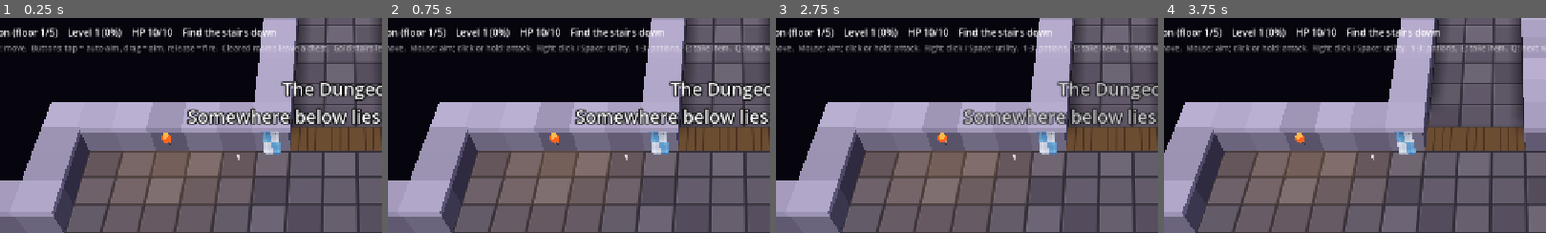
Above: before the commit, frames 1-4 (left to right).
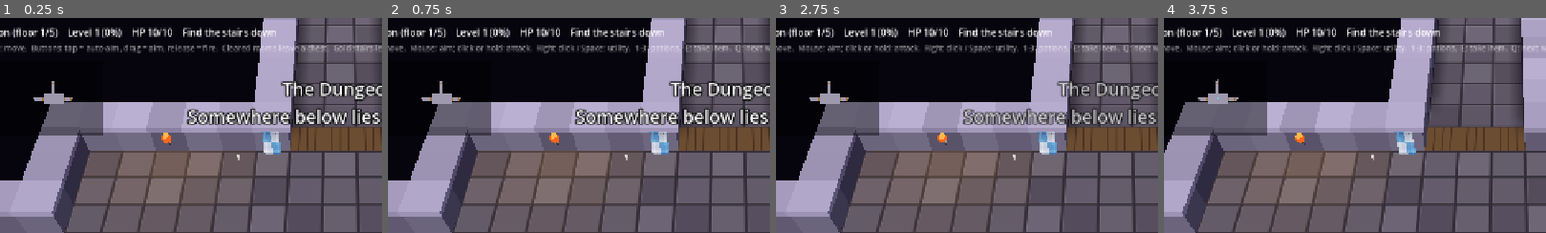
Above: after the commit, the same moments.

Repository: Zenb0t/toto
Game: Godot game, scene res://scenes/main.tscn
Two runs of this game, one before a commit and one after it. Both use one fixed random seed, a clock stepped at 60 frames per second and the inputs below.
Inputs (mouse positions are % of the whole screen's width and height, from its top left):
- Up to frame 1 (0.25 s): no input
- Up to frame 2 (0.75 s): click "Weapon: MISSILE" at 0.5 s
- Up to frame 3 (2.75 s): click "Weapon: SWORD" at 1.25 s; click "Weapon: FIREBALL" at 2 s
- Up to frame 4 (3.75 s): click "Weapon: CROSSBOW" at 2.75 s; tap Enter at 3.5 s; move the mouse to (72, 45) at 3.52 s; press the mouse at (72, 45) at 3.53 s; hold D (move_right) from 3.53 s (still down)
The pictures show only the part of the screen within x 6-56%, y 0-50%; the shares and areas given below are measured in that part.

The runs differ from the first frame. In frame 1, 2.7% of the frame differs, in the area x 8-27%, y 29-55%; in frame 2, 2.7%; in frame 3, 2.7%; in frame 4, 4.0%, in the area x 2-27%, y 28-55%.

Commit message:
Add a minimap of explored cells, stairs and the player
Co-Authored-By: Claude Sonnet 5.5 <noreply@anthropic.com>
Claude-Session: https://claude.ai/code/session_01NBTQhKDyHsFYvgbDwCJ3N2

Diff:
--- a/scripts/main.gd
+++ b/scripts/main.gd
@@ -31,6 +31,7 @@
 var _lava := LavaBurn.new()
 var _exploration := Exploration.new()
 var _fog: FogView
+var _minimap := MinimapView.new()
 var _sight_update_left := 0.0
 ## Where the player last looked from; sight is only worked out again when this or a door changes.
 var _sight_origin := DungeonMap.NO_CELL
@@ -88,6 +89,7 @@
 	_spawn_enemies()
 	_spawn_floor_loot()
 	add_child(_fog)
+	_hud_layer.add_child(_minimap)
 	_update_sight()
 	_progress = _create_progress()
 	_belt.changed.connect(_refresh_potions)
@@ -353,6 +355,7 @@
 		_exploration.look_from(origin, is_clear)
 		_fog.show_exploration(_exploration)
 		_world.show_exploration(_exploration)
+		_minimap.show_map(_map, _exploration, origin)
 	for enemies: Array in _enemies_by_room.values():
 		for enemy: Enemy in enemies:
 			enemy.visible = _exploration.is_visible(DungeonView.world_to_cell(enemy.global_position))
--- /dev/null
+++ b/scripts/ui/minimap_painter.gd
@@ -0,0 +1,42 @@
+class_name MinimapPainter
+extends RefCounted
+## Paints the minimap as a tiny picture with one pixel per cell: only what the player has seen, the cells
+## in view brighter than the ones remembered, with the stairs and the player marked. Knows no nodes.
+
+const FLOOR_COLOR := Color(0.62, 0.6, 0.68)
+const WATER_COLOR := Color(0.25, 0.45, 0.85)
+const LAVA_COLOR := Color(0.95, 0.4, 0.12)
+const DOOR_COLOR := Color(0.65, 0.45, 0.25)
+const EXIT_COLOR := Color(1.0, 0.85, 0.2)
+const PLAYER_COLOR := Color(0.3, 1.0, 0.9)
+## Cells seen before but out of view are drawn this much darker.
+const REMEMBERED_SHADE := 0.55
+
+
+static func paint(map: DungeonMap, exploration: Exploration, player_cell: Vector2i) -> Image:
+	var image := Image.create(map.size.x, map.size.y, false, Image.FORMAT_RGBA8)
+	for y in map.size.y:
+		for x in map.size.x:
+			var cell := Vector2i(x, y)
+			if map.is_open(cell) and exploration.is_seen(cell):
+				image.set_pixelv(cell, _shaded(_color_of(map, cell), exploration.is_visible(cell)))
+	if Rect2i(Vector2i.ZERO, map.size).has_point(player_cell):
+		image.set_pixelv(player_cell, PLAYER_COLOR)
+	return image
+
+
+static func _color_of(map: DungeonMap, cell: Vector2i) -> Color:
+	if cell == map.exit_cell:
+		return EXIT_COLOR
+	if map.is_door(cell):
+		return DOOR_COLOR
+	match map.terrain_at(cell):
+		DungeonMap.Terrain.WATER, DungeonMap.Terrain.SHALLOW:
+			return WATER_COLOR
+		DungeonMap.Terrain.LAVA:
+			return LAVA_COLOR
+	return FLOOR_COLOR
+
+
+static func _shaded(color: Color, in_view: bool) -> Color:
+	return color if in_view else color.darkened(REMEMBERED_SHADE)
--- /dev/null
+++ b/scripts/ui/minimap_view.gd
@@ -0,0 +1,32 @@
+class_name MinimapView
+extends Control
+## The minimap on screen: the painter's picture, enlarged without smoothing so each cell stays a crisp square,
+## over a dark backing. Draws no rules of its own; the composition root says when to refresh.
+
+const PIXELS_PER_CELL := 2
+const BACKING_COLOR := Color(0, 0, 0, 0.45)
+## Top left, under the help line.
+const MARGIN := Vector2(16, 72)
+
+var _picture := TextureRect.new()
+
+
+func _init() -> void:
+	position = MARGIN
+	mouse_filter = Control.MOUSE_FILTER_IGNORE
+	var backing := ColorRect.new()
+	backing.color = BACKING_COLOR
+	backing.mouse_filter = Control.MOUSE_FILTER_IGNORE
+	backing.set_anchors_preset(Control.PRESET_FULL_RECT)
+	add_child(backing)
+	_picture.texture_filter = CanvasItem.TEXTURE_FILTER_NEAREST
+	_picture.stretch_mode = TextureRect.STRETCH_SCALE
+	_picture.expand_mode = TextureRect.EXPAND_IGNORE_SIZE
+	_picture.mouse_filter = Control.MOUSE_FILTER_IGNORE
+	_picture.set_anchors_preset(Control.PRESET_FULL_RECT)
+	add_child(_picture)
+
+
+func show_map(map: DungeonMap, exploration: Exploration, player_cell: Vector2i) -> void:
+	_picture.texture = ImageTexture.create_from_image(MinimapPainter.paint(map, exploration, player_cell))
+	size = Vector2(map.size * PIXELS_PER_CELL)
--- /dev/null
+++ b/tests/unit/test_minimap_painter.gd
@@ -0,0 +1,89 @@
+extends GutTest
+
+## # wall, P the player's start, . floor, ~ deep water, + door, > stairs.
+const LAYOUT := """
+##########
+#P.~.+..>#
+##########
+"""
+
+
+func _map() -> DungeonMap:
+	return DungeonMapParser.new().parse(LAYOUT)
+
+
+func _explored_from(map: DungeonMap, origin: Vector2i, sees_through: Callable) -> Exploration:
+	var exploration := Exploration.new()
+	exploration.look_from(origin, sees_through)
+	return exploration
+
+
+## Pixels hold 8 bits per channel, so colours come back a hair off.
+func _assert_colour(actual: Color, expected: Color) -> void:
+	var difference := absf(actual.r - expected.r) + absf(actual.g - expected.g) + absf(actual.b - expected.b)
+	assert_lt(difference, 0.02, "%s should be %s" % [actual, expected])
+
+
+func _sees_everything(_cell: Vector2i) -> bool:
+	return true
+
+
+func _sees_only_the_first_room(cell: Vector2i) -> bool:
+	return cell.x < 5
+
+
+func test_cells_never_seen_stay_blank() -> void:
+	var map := _map()
+	var exploration := _explored_from(map, Vector2i(1, 1), _sees_only_the_first_room)
+
+	var image := MinimapPainter.paint(map, exploration, Vector2i(1, 1))
+
+	assert_eq(image.get_pixel(7, 1).a, 0.0)
+
+
+func test_walls_are_not_painted() -> void:
+	var map := _map()
+	var exploration := _explored_from(map, Vector2i(1, 1), _sees_everything)
+
+	var image := MinimapPainter.paint(map, exploration, Vector2i(1, 1))
+
+	assert_eq(image.get_pixel(0, 0).a, 0.0)
+
+
+func test_seen_floor_is_painted() -> void:
+	var map := _map()
+	var exploration := _explored_from(map, Vector2i(1, 1), _sees_everything)
+
+	var image := MinimapPainter.paint(map, exploration, Vector2i(1, 1))
+
+	_assert_colour(image.get_pixel(2, 1), MinimapPainter.FLOOR_COLOR)
+
+
+func test_water_doors_and_stairs_are_told_apart_from_floor() -> void:
+	var map := _map()
+	var exploration := _explored_from(map, Vector2i(1, 1), _sees_everything)
+
+	var image := MinimapPainter.paint(map, exploration, Vector2i(1, 1))
+
+	_assert_colour(image.get_pixel(3, 1), MinimapPainter.WATER_COLOR)
+	_assert_colour(image.get_pixel(5, 1), MinimapPainter.DOOR_COLOR)
+	_assert_colour(image.get_pixel(8, 1), MinimapPainter.EXIT_COLOR)
+
+
+func test_the_player_is_marked() -> void:
+	var map := _map()
+	var exploration := _explored_from(map, Vector2i(1, 1), _sees_everything)
+
+	var image := MinimapPainter.paint(map, exploration, Vector2i(2, 1))
+
+	_assert_colour(image.get_pixel(2, 1), MinimapPainter.PLAYER_COLOR)
+
+
+func test_cells_seen_before_but_out_of_view_are_darker_than_cells_in_view() -> void:
+	var map := _map()
+	var exploration := _explored_from(map, Vector2i(1, 1), _sees_everything)
+	exploration.look_from(Vector2i(8, 1), _sees_only_the_first_room)  # now only (8, 1) itself is in view
+
+	var image := MinimapPainter.paint(map, exploration, Vector2i(8, 1))
+
+	assert_lt(image.get_pixel(2, 1).v, MinimapPainter.FLOOR_COLOR.v, "remembered")
Not shown, added: scripts/ui/minimap_painter.gd.uid
Not shown, added: scripts/ui/minimap_view.gd.uid
Not shown, added: tests/unit/test_minimap_painter.gd.uid
Not shown, changed: README.md
Not shown, changed: docs/design.md
